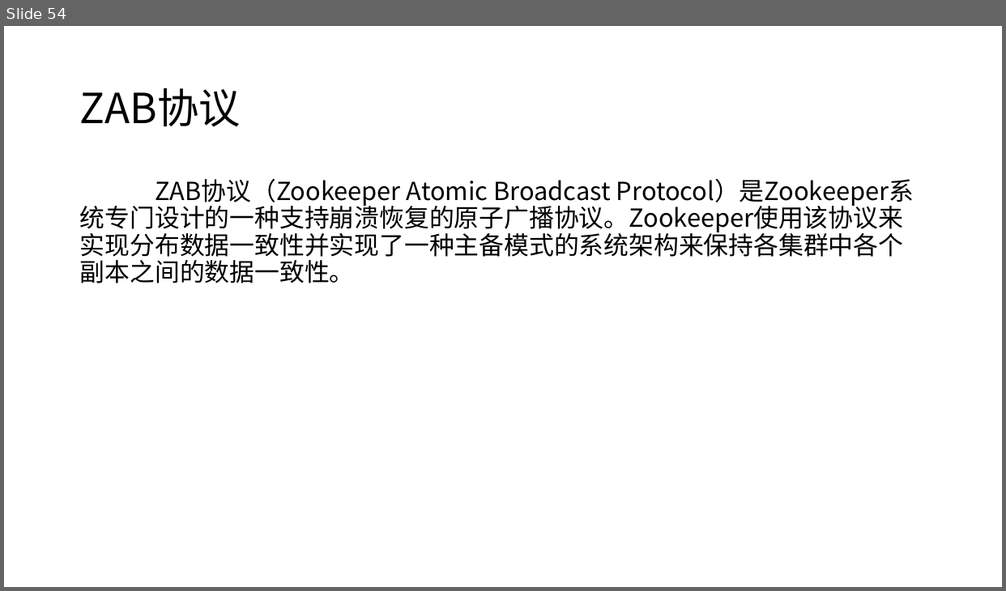
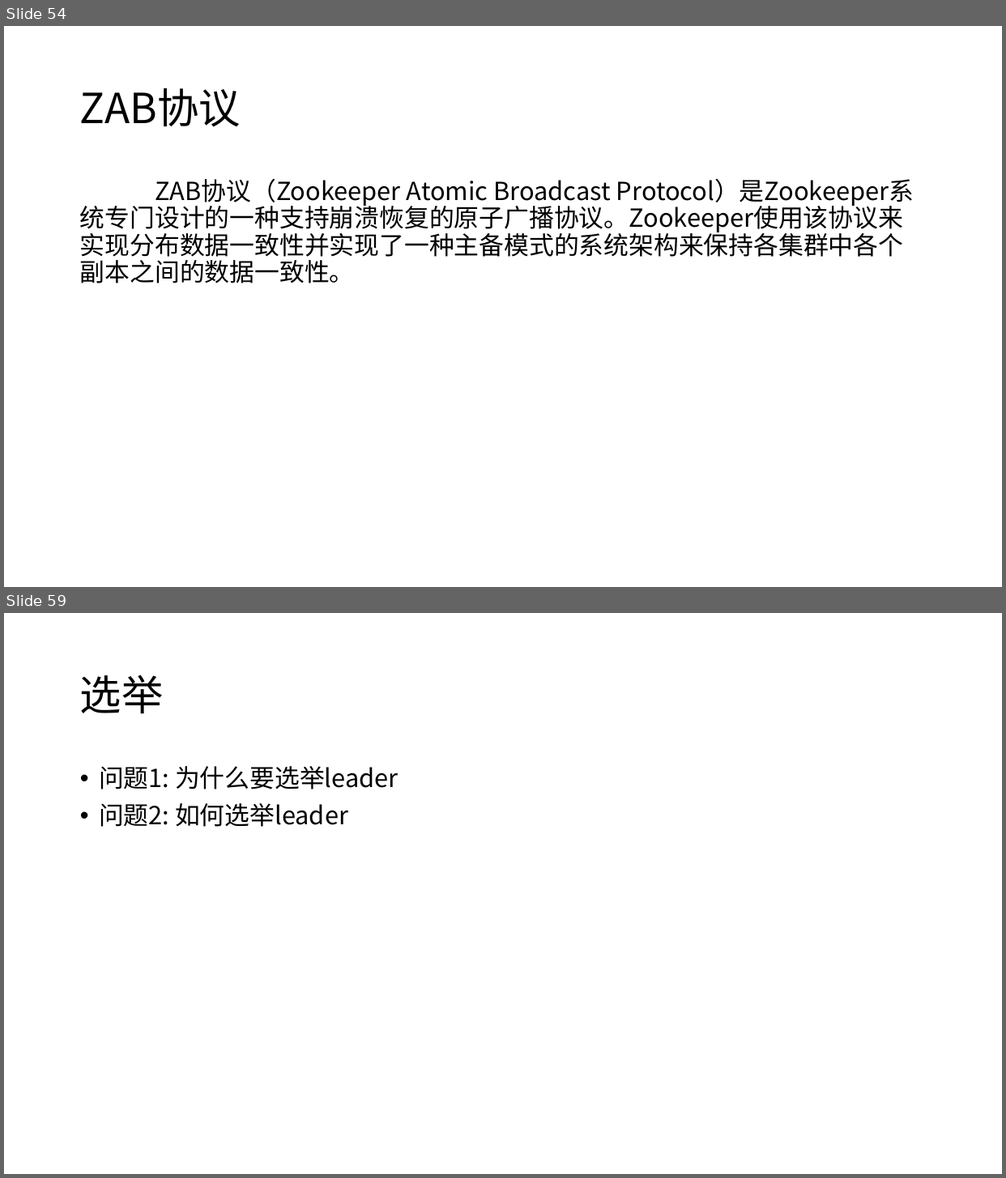
Before and after one commit to moxingwang/zookeeper, a slide deck: zookeeper.pptx. Shown one above the other, each under a label of ours: slide 54 before the commit, slides 54 and 59 after it; the slides between them are not shown. The pictures are 1006x591 and 1006x1178 pixels, drawn with LibreOffice and Linux fonts; fonts in the diff are those of the drawing. Boxes give left, top, right and bottom in pixels: in the first picture for what was removed or moved away, otherwise in the second. Text is boxed around its words. In the diff, an @@ line names an element or a change of style, - is before the commit and + after.

```diff
--- a/zookeeper.pptx
+++ b/zookeeper.pptx
@@ slide 59 added at (4, 613, 1002, 1174), background #FFFFFF @@
@@ title added at (80, 675, 164, 713), 40 pt, text #000000 @@
+选举
@@ text added at (99, 766, 398, 827), 24 pt, text #000000 @@
+• 问题1: 为什么要选举leader
+• 问题2: 如何选举leader
```
Also in this commit, not shown: 52 other slides added, 5 slides removed.
